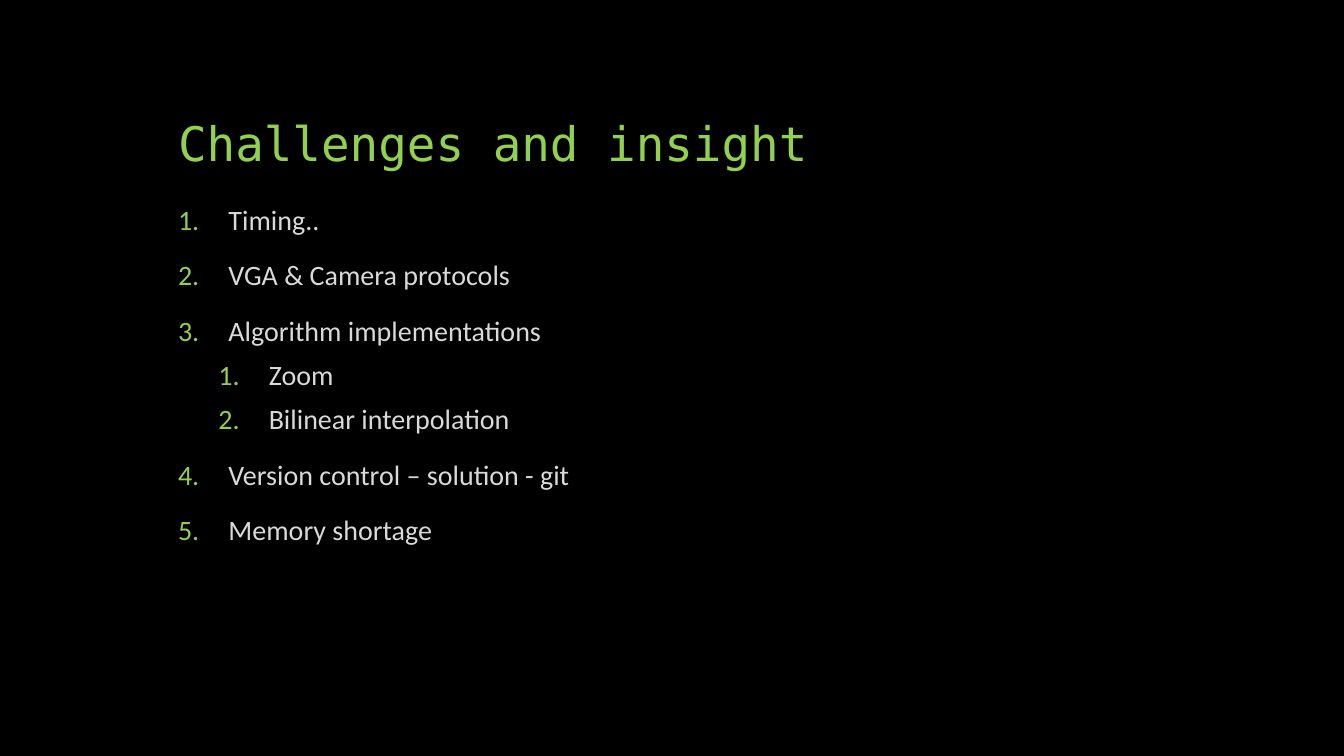
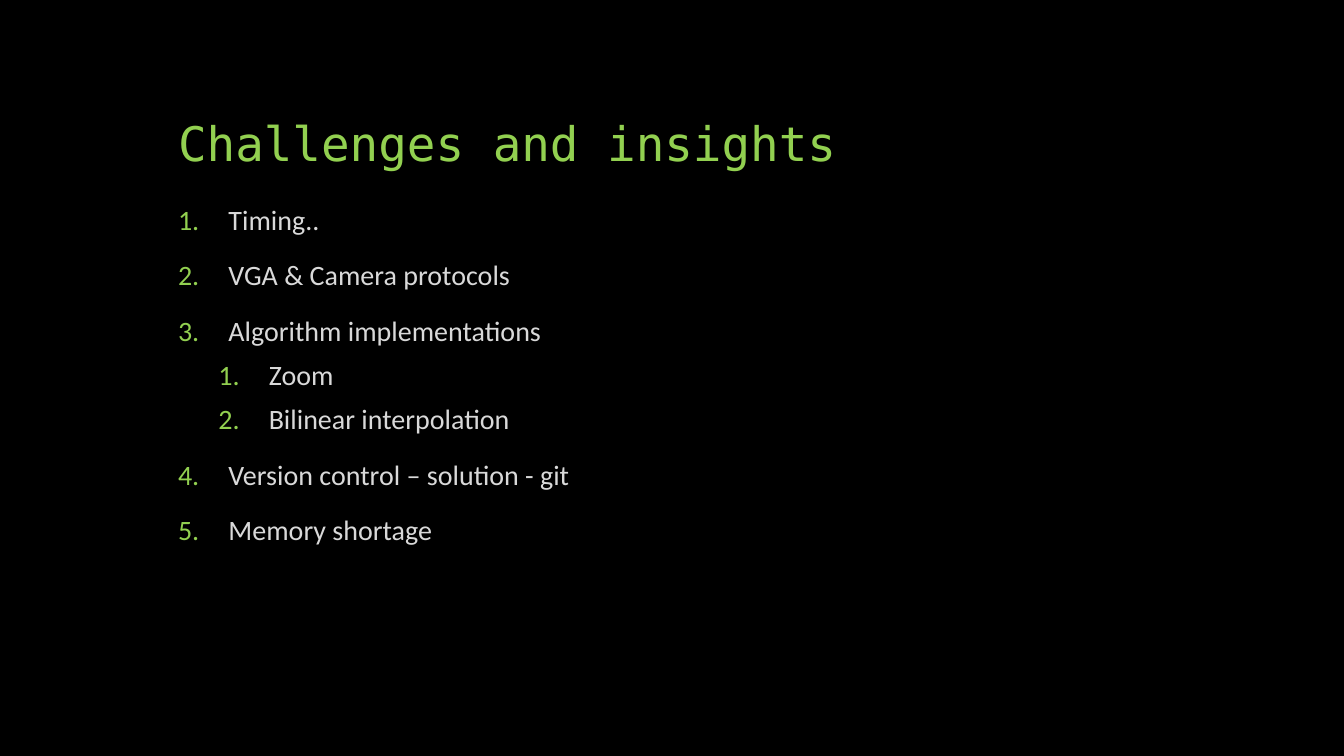
Before and after one commit to idowein/FPGA-image-interpolator, a slide deck: slide 14 of datasheets/Digital Zoom presentation.pptx (slide 15 before the commit). Drawn at 1344x756 pixels with LibreOffice and Linux fonts; fonts in the diff are those of the drawing. Boxes give left, top, right and bottom in pixels: in the first picture for what was removed or moved away, otherwise in the second. Text is boxed around its words. In the diff, an @@ line names an element or a change of style, - is before the commit and + after.

```diff
--- a/datasheets/Digital Zoom presentation.pptx
+++ b/datasheets/Digital Zoom presentation.pptx
@@ title at [178,124,836,171]: text changed @@
-Challenges and insight
+Challenges and insights
```
Also in this commit, not shown: 5 other slides changed, 5 slides added, 3 slides removed.
